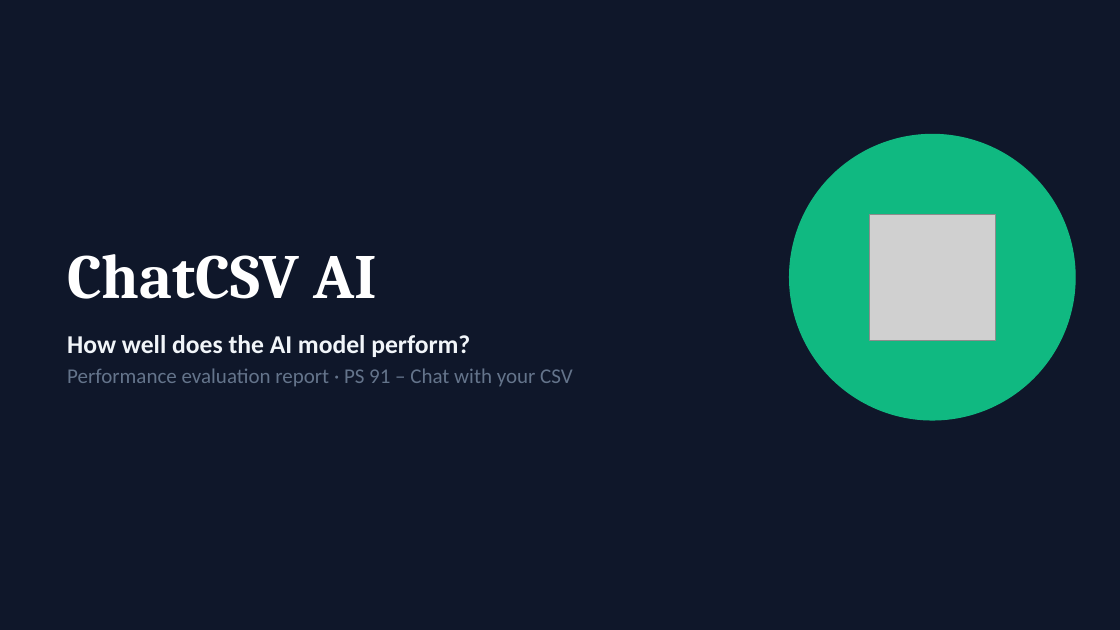
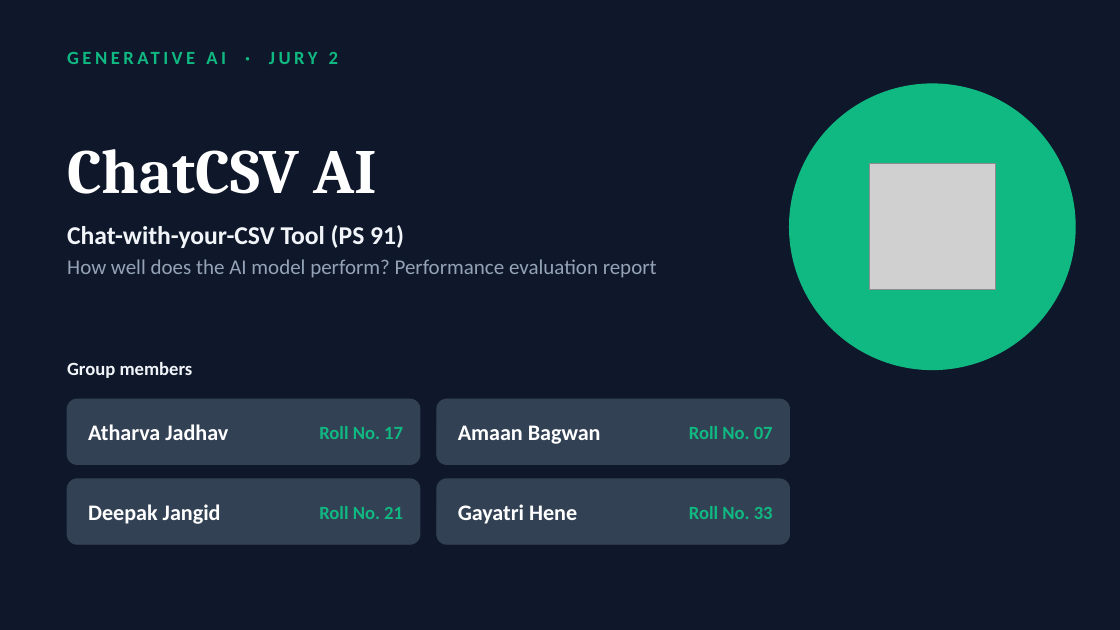
Before and after one commit to AtharvaJadhav1/Chat-csv-AI, a slide deck: slide 1 of docs/ChatCSV-AI-Performance-Evaluation.pptx. Drawn at 1120x630 pixels with LibreOffice and Linux fonts; fonts in the diff are those of the drawing; grey boxes stand for pictures. Boxes give left, top, right and bottom in pixels: in the first picture for what was removed or moved away, otherwise in the second. Text is boxed around its words. In the diff, an @@ line names an element or a change of style, - is before the commit and + after.

```diff
--- a/docs/ChatCSV-AI-Performance-Evaluation.pptx
+++ b/docs/ChatCSV-AI-Performance-Evaluation.pptx
@@ text added at (269,52,338,64), 16 pt, text #10B981, bold @@
+GENERATIVE AI · JURY 2
@@ ellipse: place and size @@
-ellipse at (790,134,1075,420)
+ellipse at (790,84,1075,370)
@@ title "ChatCSV AI": place and size @@
-title "ChatCSV AI" at (67,254,377,299)
+title "ChatCSV AI" at (67,149,377,194)
@@ picture: place and size @@
-picture at (870,214,996,340)
+picture at (870,164,996,290)
@@ text at (67,225,657,278): text changed; text colour #64748B to #94A3B8 @@
-How well does the AI model perform?
-Performance evaluation report · PS 91 – Chat with your CSV
+Chat-with-your-CSV Tool (PS 91)
+How well does the AI model perform? Performance evaluation report
@@ text added at (67,362,193,378), 16 pt, text #F1F5F9, bold @@
+Group members
@@ rounded rectangle added at (67,399,420,465), fill #334155, outline #334155 0.75 pt @@
@@ rounded rectangle added at (437,399,790,465), fill #334155, outline #334155 0.75 pt @@
@@ text added at (88,424,228,440), 19 pt, text #FFFFFF, bold @@
+Atharva Jadhav
@@ text added at (319,426,403,439), 16 pt, text #10B981, bold @@
+Roll No. 17
@@ text added at (458,425,601,444), 19 pt, text #FFFFFF, bold @@
+Amaan Bagwan
@@ text added at (689,426,773,439), 16 pt, text #10B981, bold @@
+Roll No. 07
@@ rounded rectangle added at (67,479,420,544), fill #334155, outline #334155 0.75 pt @@
@@ rounded rectangle added at (437,479,790,544), fill #334155, outline #334155 0.75 pt @@
@@ text added at (88,504,221,524), 19 pt, text #FFFFFF, bold @@
+Deepak Jangid
@@ text added at (319,506,403,519), 16 pt, text #10B981, bold @@
+Roll No. 21
@@ text added at (458,504,577,524), 19 pt, text #FFFFFF, bold @@
+Gayatri Hene
@@ text added at (689,506,773,519), 16 pt, text #10B981, bold @@
+Roll No. 33
```
Also in this commit, not shown: 6 other slides changed, 1 slide removed, 18 other files.
